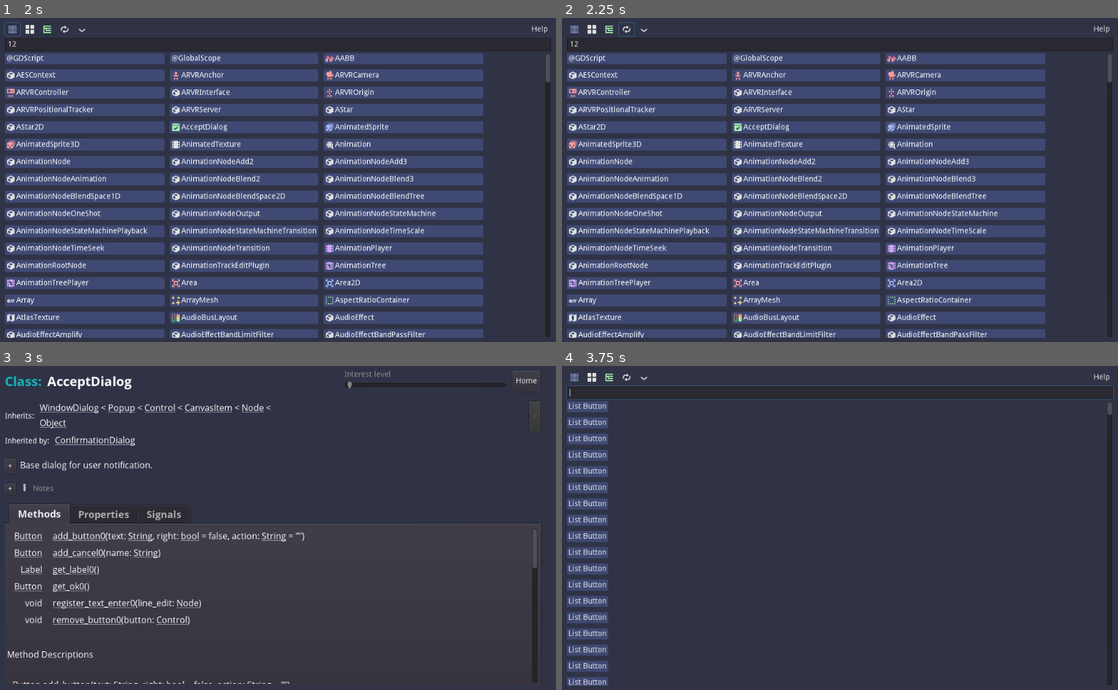
Above: before the commit, frames 1-4 (two rows, left to right).
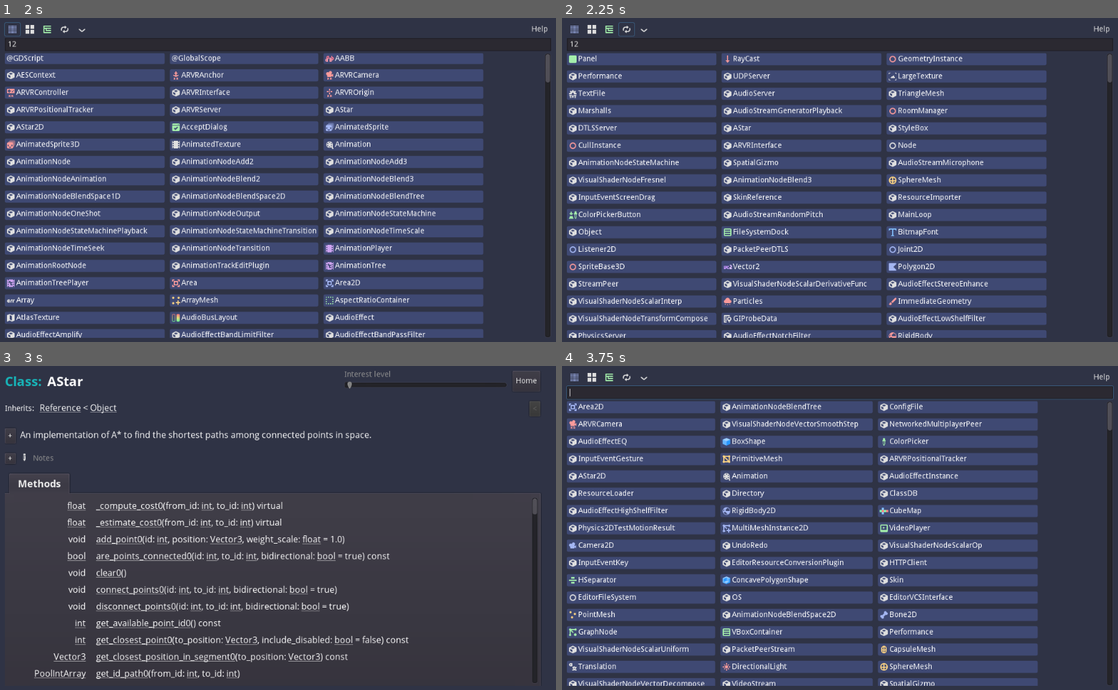
Above: after the commit, the same moments.

Repository: andrew-wilkes/gdscript-class-explorer
Game: Godot game, scene res://Main.tscn
The game is run twice, just before and just after one commit, with the same random seed, the same clock (stepped at 60 frames per second) and the same inputs.
Inputs (mouse positions are in pixels of both pictures, inside the frame that each line leads up to):
- Up to frame 1 (2 s): click (278, 43) at 0.52 s; type "12" at 0.6 s; click (11, 30) at 1.25 s
- Up to frame 2 (2.25 s): click (628, 30) at 2 s
- Up to frame 3 (3 s): click (244, 476) at 2.75 s, where only the run before the commit has a clickable "AcceptDialog"
- Up to frame 4 (3.75 s): click "Home" at 3.5 s

Frame 1 is identical in both runs. In frame 2, 19% of the frame differs, in the area x 0-88%, y 10-99%; in frame 3, 9.5%; in frame 4, 51%, in the area x 0-99%, y 10-99%.

Commit message:
Add randomize feature

Diff:
--- a/src/Main.gd
+++ b/src/Main.gd
@@ -52,6 +52,8 @@
 			update_weighted_labels()
 		LIST_MODE.GROUP:
 			update_labels_by_group()
+		LIST_MODE.RAND:
+			randomize_buttons()
 	clear_search_box()
 	grid.columns = 1
 	call_deferred("arrange_controls")
@@ -153,6 +155,15 @@
 					idx = configure_button_tree(key, idx, others)
 
 
+func randomize_buttons():
+	var items = Data.settings.class_list.duplicate()
+	items.shuffle()
+	var idx = 0
+	for item in items:
+		configure_button(item, idx)
+		idx += 1
+
+
 func configure_button_tree(cname: String, idx: int, others: bool):
 	# Skip child nodes of Node if already processed
 	if others and cname in node_groups:
@@ -232,6 +243,7 @@
 	if Data.settings.list_mode != LIST_MODE.ALPHA:
 		Data.settings.list_mode = LIST_MODE.ALPHA
 		Data.settings_changed = true
+		update_weighted_labels()
 
 
 func _on_Groups_pressed():
@@ -253,6 +265,8 @@
 	Data.settings.list_mode = LIST_MODE.RAND
 	var _arr = rand_seed(Data.settings.rseed)
 	Data.settings_changed = true
+	randomize_buttons()
+
 
 
 func _on_Reset_pressed():
